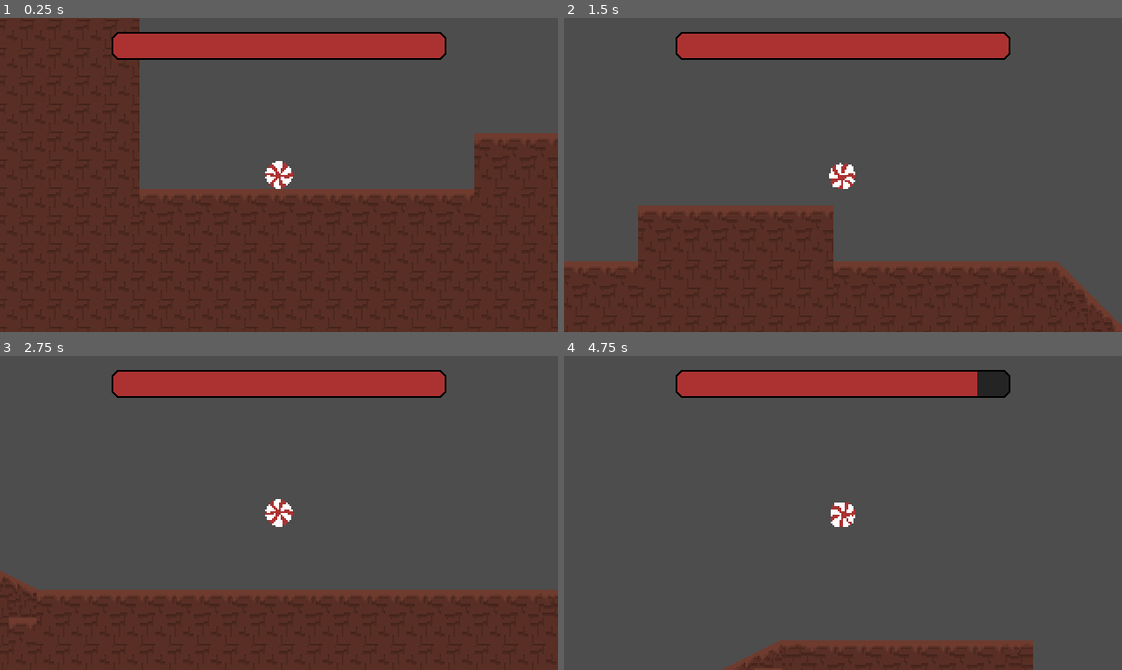
Above: before the commit, frames 1-4 (two rows, left to right).
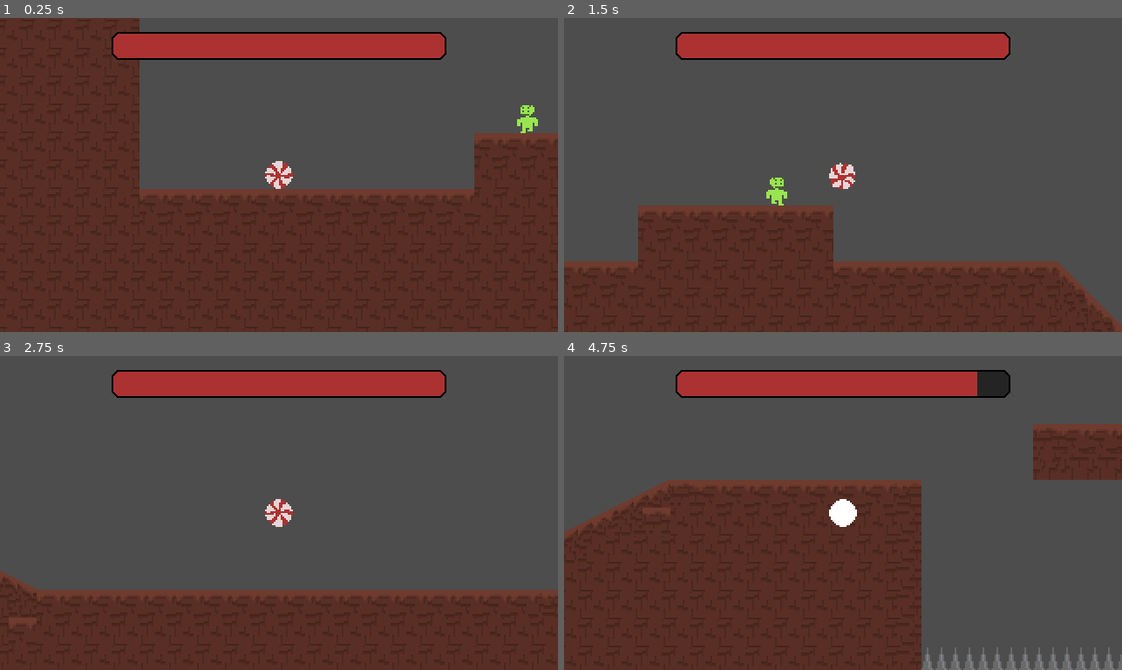
Above: after the commit, the same moments.

Repository: ObedH/peppermint-roll
Game: Godot game, scene res://scenes/play.tscn
Same seed, same stepped clock (60 frames per second), same inputs: the game is played once before the commit and once after it.
Inputs (mouse positions are in pixels of both pictures, inside the frame that each line leads up to):
- Up to frame 1 (0.25 s): no input
- Up to frame 2 (1.5 s): tap Enter (ui_accept) at 0.5, 0.6, 0.77, 1.07 s; move the mouse to (965, 159) at 0.52 s; hold Right (ui_right) from 0.53 s (still down); click (965, 159) at 0.67 s; move the mouse to (731, 190) at 1.27 s; tap Alt at 1.35 s
- Up to frame 3 (2.75 s): tap Enter (ui_accept) at 1.52, 1.55, 1.82, 2.3 s; move the mouse to (334, 443) at 2.02 s; release Right (ui_right) at 2.03 s; hold Left (ui_left) from 2.03 s (still down); tap Shift at 2.1 s
- Up to frame 4 (4.75 s): move the mouse to (815, 575) at 2.77 s; release Left (ui_left) at 2.78 s; hold Right (ui_right) 2.78-4.28 s; tap Enter (ui_accept) at 2.85, 3.02, 3.32, 3.77, 3.8, 4.07, 4.52, 4.55 s; click (815, 575) at 2.92 s; move the mouse to (1010, 560) at 3.52 s; tap Alt at 3.6 s; move the mouse to (675, 465) at 4.27 s; hold Left (ui_left) from 4.28 s (still down); tap Shift at 4.35 s

The runs differ from the first frame. In frame 1, 0.4% of the frame differs, in the area x 47-97%, y 27-55%; in frame 2, 0.4%; in frame 3, 0.2%; in frame 4, 40%, in the area x 0-100%, y 21-100%.

Commit message:
Added a gummy kid

Diff:
--- /dev/null
+++ b/effects/fade_effect.gd
@@ -0,0 +1,17 @@
+class_name FadeEffect
+extends CanvasLayer
+
+@onready var color_rect: ColorRect = $ColorRect
+
+var tween: Tween
+
+func _ready() -> void:
+	color_rect.modulate.a = 0
+
+
+func fade(dest: Color, duration: float) -> void:
+	if tween:
+		tween.kill()
+	tween = create_tween()
+	tween.tween_property(color_rect, "modulate", dest, duration)
+	await tween.finished
--- /dev/null
+++ b/enemies/gummy_kid/gummy_kid.gd
@@ -0,0 +1,35 @@
+extends CharacterBody2D
+
+
+const SPEED = 80.0
+const JUMP_VELOCITY = -400.0
+const ACCELERATION = 9000
+
+var movement_direction: float = -1
+
+@onready var floorcaster: RayCast2D = $Floorcaster
+@onready var sprite: AnimatedSprite2D = $AnimatedSprite2D
+
+
+func _physics_process(delta: float) -> void:
+	if not is_on_floor():
+		velocity += get_gravity() * delta
+
+	if floorcaster.is_colliding():
+		velocity.x = move_toward(velocity.x, SPEED * movement_direction, ACCELERATION * delta)
+	else:
+		movement_direction *= -1
+		floorcaster.position.x *= -1
+
+	if velocity.x > 0:
+		sprite.flip_h = true
+	elif velocity.x < 0:
+		sprite.flip_h = false
+
+	move_and_slide()
+
+
+func _on_hurt_box_area_entered(area: Area2D) -> void:
+	GameManager.hitstop()
+	GameManager.player.velocity.y = JUMP_VELOCITY
+	queue_free()
--- /dev/null
+++ b/enemies/gummy_kid/gummy_kid.tscn
@@ -0,0 +1,86 @@
+[gd_scene format=3 uid="uid://jphyg5xhx1y2"]
+
+[ext_resource type="Script" uid="uid://dub5dq1cqkqvs" path="res://enemies/gummy_kid/gummy_kid.gd" id="1_fodjj"]
+[ext_resource type="Texture2D" uid="uid://xc4wjpoo6x2p" path="res://enemies/gummy_kid/gummy_kid.png" id="2_1un3u"]
+
+[sub_resource type="RectangleShape2D" id="RectangleShape2D_lwg5r"]
+size = Vector2(12, 16)
+
+[sub_resource type="AtlasTexture" id="AtlasTexture_lwg5r"]
+atlas = ExtResource("2_1un3u")
+region = Rect2(0, 0, 16, 16)
+
+[sub_resource type="AtlasTexture" id="AtlasTexture_sh50e"]
+atlas = ExtResource("2_1un3u")
+region = Rect2(32, 0, 16, 16)
+
+[sub_resource type="AtlasTexture" id="AtlasTexture_5kwvl"]
+atlas = ExtResource("2_1un3u")
+region = Rect2(16, 0, 16, 16)
+
+[sub_resource type="SpriteFrames" id="SpriteFrames_1un3u"]
+animations = [{
+"frames": [{
+"duration": 1.0,
+"texture": SubResource("AtlasTexture_lwg5r")
+}],
+"loop": 1,
+"name": &"default",
+"speed": 5.0
+}, {
+"frames": [{
+"duration": 1.0,
+"texture": SubResource("AtlasTexture_sh50e")
+}, {
+"duration": 1.0,
+"texture": SubResource("AtlasTexture_5kwvl")
+}],
+"loop": 1,
+"name": &"walk",
+"speed": 5.0
+}]
+
+[sub_resource type="RectangleShape2D" id="RectangleShape2D_e7wlo"]
+size = Vector2(10, 12)
+
+[sub_resource type="RectangleShape2D" id="RectangleShape2D_1un3u"]
+size = Vector2(16, 8)
+
+[node name="GummyKid" type="CharacterBody2D" unique_id=683781778]
+collision_layer = 32
+platform_floor_layers = 1
+platform_wall_layers = 1
+script = ExtResource("1_fodjj")
+
+[node name="CollisionShape2D" type="CollisionShape2D" parent="." unique_id=1204987188]
+position = Vector2(0, -8)
+shape = SubResource("RectangleShape2D_lwg5r")
+
+[node name="AnimatedSprite2D" type="AnimatedSprite2D" parent="." unique_id=1582390843]
+sprite_frames = SubResource("SpriteFrames_1un3u")
+animation = &"walk"
+frame_progress = 0.10573314
+offset = Vector2(0, -8)
+
+[node name="HitBox" type="Area2D" parent="." unique_id=1628349175]
+collision_layer = 8
+collision_mask = 16
+
+[node name="CollisionShape2D" type="CollisionShape2D" parent="HitBox" unique_id=1624020275]
+position = Vector2(0, -6)
+shape = SubResource("RectangleShape2D_e7wlo")
+
+[node name="HurtBox" type="Area2D" parent="." unique_id=49816132]
+collision_layer = 256
+collision_mask = 16
+
+[node name="CollisionShape2D" type="CollisionShape2D" parent="HurtBox" unique_id=810880592]
+position = Vector2(0, -16)
+shape = SubResource("RectangleShape2D_1un3u")
+
+[node name="Floorcaster" type="RayCast2D" parent="." unique_id=1509061964]
+position = Vector2(-7, 0)
+target_position = Vector2(0, 4)
+hit_from_inside = true
+
+[connection signal="area_entered" from="HurtBox" to="." method="_on_hurt_box_area_entered"]
--- a/globals/game_manager.gd
+++ b/globals/game_manager.gd
@@ -3,6 +3,8 @@
 signal health_changed(new_val: float)
 signal checkpoint_entered(pos: Vector2)
 signal level_reloaded()
+
+var player: Player
 
 
 func change_health(new_val: float) -> void:
@@ -14,3 +16,9 @@
 
 func reload_level() -> void:
 	level_reloaded.emit()
+
+
+func hitstop() -> void:
+	get_tree().paused = true
+	await get_tree().create_timer(0.02, true, true, true).timeout
+	get_tree().paused = false
--- a/levels/level.gd
+++ b/levels/level.gd
@@ -7,13 +7,14 @@
 
 func _ready() -> void:
 	GameManager.checkpoint_entered.connect(_on_checkpoint_entered)
-	GameManager.level_reloaded.connect(_on_level_reloaded)
+
+
+func reload_level() -> void:
+	var tw: Tween = create_tween()
+	tw.tween_property(player, "global_position", last_spawn_pos, 0.002 * last_spawn_pos.distance_to(player.global_position))
+	player.reset()
+	await tw.finished
 
 
 func _on_checkpoint_entered(pos: Vector2) -> void:
 	last_spawn_pos = pos
-
-
-func _on_level_reloaded() -> void:
-	player.global_position = last_spawn_pos
-	player.reset()
--- a/levels/level_base.tscn
+++ b/levels/level_base.tscn
@@ -4,6 +4,7 @@
 [ext_resource type="Texture2D" uid="uid://8gst4qdot2lk" path="res://levels/tileset.png" id="2_nmr65"]
 [ext_resource type="PackedScene" uid="uid://ds4lmooopdcd8" path="res://player/player.tscn" id="2_vmt1o"]
 [ext_resource type="PackedScene" uid="uid://8gdtlqujaiy8" path="res://objects/checkpoint.tscn" id="4_da5si"]
+[ext_resource type="PackedScene" uid="uid://jphyg5xhx1y2" path="res://enemies/gummy_kid/gummy_kid.tscn" id="5_ep22m"]
 
 [sub_resource type="TileSetAtlasSource" id="TileSetAtlasSource_vmt1o"]
 texture = ExtResource("2_nmr65")
@@ -152,12 +153,12 @@
 [node name="LevelBase" type="Node2D" unique_id=160127633]
 script = ExtResource("1_hk6b7")
 
-[node name="Player" parent="." unique_id=615703194 instance=ExtResource("2_vmt1o")]
-position = Vector2(-144, -16)
-
 [node name="TileMapLayer" type="TileMapLayer" parent="." unique_id=1434399767]
 tile_map_data = PackedByteArray("AAD4/wAAAAABAAAAAAD5/wAAAAABAAAAAAD6/wAAAAABAAAAAAD7/wAAAAABAAAAAAD8/wAAAAABAAAAAAD9/w …(61712 unchanged characters)…
 tile_set = SubResource("TileSet_hk6b7")
+
+[node name="Player" parent="." unique_id=615703194 instance=ExtResource("2_vmt1o")]
+position = Vector2(-144, -16)
 
 [node name="Checkpoints" type="Node2D" parent="." unique_id=261717679]
 
@@ -181,5 +182,8 @@
 [node name="Marker2D" parent="Checkpoints/Checkpoint2" index="1" unique_id=1198072939]
 position = Vector2(1040, 32)
 
+[node name="GummyKid" parent="." unique_id=683781778 instance=ExtResource("5_ep22m")]
+position = Vector2(16, -32)
+
 [editable path="Checkpoints/Checkpoint"]
 [editable path="Checkpoints/Checkpoint2"]
--- a/player/player.gd
+++ b/player/player.gd
@@ -9,13 +9,17 @@
 const MAX_HEALTH = 1
 
 var health: float
+var input_locked: bool = false
+var is_taking_damage: bool = false
 
 @onready var sprite: AnimatedSprite2D = $AnimatedSprite2D
+@onready var death_timer: Timer = $DeathTimer
 
 
 func _ready() -> void:
 	health = MAX_HEALTH
 	GameManager.change_health(1)
+	GameManager.player = self
 
 
 func reset() -> void:
@@ -27,13 +31,13 @@
 		velocity += Vector2.DOWN * GRAVITY * delta
 
 	# Handle jump.
-	if Input.is_action_just_pressed("ui_accept") and is_on_floor():
+	if Input.is_action_just_pressed("ui_accept") and is_on_floor() and not input_locked:
 		velocity.y = JUMP_VELOCITY
 
 	# Get the input direction and handle the movement/deceleration.
 	# As good practice, you should replace UI actions with custom gameplay actions.
 	var direction := Input.get_axis("ui_left", "ui_right")
-	if direction:
+	if direction and not input_locked:
 		velocity.x = move_toward(velocity.x, direction * SPEED, ACCELERATION * delta)
 	else:
 		velocity.x = move_toward(velocity.x, 0, FRICTION * delta)
@@ -45,14 +49,18 @@
 	elif velocity.x < 0.0001:
 		sprite.flip_h = true
 
-	if abs(velocity.x) < 0.0001:
-		sprite.play("default")
-	else:
-		sprite.play("roll")
+	if not is_taking_damage:
+		if abs(velocity.x) < 0.0001:
+			sprite.play("default")
+		else:
+			sprite.play("roll")
 
 
 func _on_hurt_box_body_entered(body: Node2D) -> void:
 	health -= 0.1
+	sprite.play("damage")
+	is_taking_damage = true
+	death_timer.start()
 	if body is TileMapLayer:
 		GameManager.change_health(health)
 		GameManager.reload_level()
@@ -61,3 +69,8 @@
 		velocity.y = JUMP_VELOCITY
 	if health <= 0:
 		get_tree().change_scene_to_file.call_deferred("res://scenes/gameover.tscn")
+
+
+func _on_death_timer_timeout() -> void:
+	is_taking_damage = false
+	sprite.play("default")
--- a/player/player.tscn
+++ b/player/player.tscn
@@ -2,6 +2,14 @@
 
 [ext_resource type="Script" uid="uid://bm26s23ulkxq6" path="res://player/player.gd" id="1_oul6g"]
 [ext_resource type="Texture2D" uid="uid://xbw1uyrn5211" path="res://player/player.png" id="2_rkbax"]
+
+[sub_resource type="AtlasTexture" id="AtlasTexture_2ieo8"]
+atlas = ExtResource("2_rkbax")
+region = Rect2(128, 0, 16, 16)
+
+[sub_resource type="AtlasTexture" id="AtlasTexture_ebec5"]
+atlas = ExtResource("2_rkbax")
+region = Rect2(144, 0, 16, 16)
 
 [sub_resource type="AtlasTexture" id="AtlasTexture_rkbax"]
 atlas = ExtResource("2_rkbax")
@@ -41,6 +49,17 @@
 
 [sub_resource type="SpriteFrames" id="SpriteFrames_e7wlo"]
 animations = [{
+"frames": [{
+"duration": 0.3,
+"texture": SubResource("AtlasTexture_2ieo8")
+}, {
+"duration": 1.0,
+"texture": SubResource("AtlasTexture_ebec5")
+}],
+"loop": 1,
+"name": &"damage",
+"speed": 5.0
+}, {
 "frames": [{
 "duration": 1.0,
 "texture": SubResource("AtlasTexture_rkbax")
@@ -85,6 +104,9 @@
 [sub_resource type="CircleShape2D" id="CircleShape2D_e7wlo"]
 radius = 8.0
 
+[sub_resource type="RectangleShape2D" id="RectangleShape2D_vx6a2"]
+size = Vector2(20, 7)
+
 [node name="Player" type="CharacterBody2D" unique_id=615703194]
 collision_layer = 2
 floor_stop_on_slope = false
@@ -96,6 +118,7 @@
 [node name="AnimatedSprite2D" type="AnimatedSprite2D" parent="." unique_id=930723859]
 sprite_frames = SubResource("SpriteFrames_e7wlo")
 animation = &"roll"
+frame_progress = 0.16456898
 
 [node name="CollisionShape2D" type="CollisionShape2D" parent="." unique_id=969920690]
 shape = SubResource("CircleShape2D_rkbax")
@@ -105,9 +128,23 @@
 
 [node name="HurtBox" type="Area2D" parent="." unique_id=482028643]
 collision_layer = 16
-collision_mask = 72
+collision_mask = 104
 
 [node name="CollisionShape2D" type="CollisionShape2D" parent="HurtBox" unique_id=407428630]
 shape = SubResource("CircleShape2D_e7wlo")
 
+[node name="HitBox" type="Area2D" parent="." unique_id=551375964]
+collision_layer = 512
+collision_mask = 256
+
+[node name="CollisionShape2D" type="CollisionShape2D" parent="HitBox" unique_id=1575387059]
+position = Vector2(0, 7.5)
+shape = SubResource("RectangleShape2D_vx6a2")
+
+[node name="DeathTimer" type="Timer" parent="." unique_id=667253342]
+process_callback = 0
+wait_time = 0.5
+one_shot = true
+
 [connection signal="body_entered" from="HurtBox" to="." method="_on_hurt_box_body_entered"]
+[connection signal="timeout" from="DeathTimer" to="." method="_on_death_timer_timeout"]
--- a/project.godot
+++ b/project.godot
@@ -40,6 +40,8 @@
 2d_physics/layer_6="enemy"
 2d_physics/layer_7="spike"
 2d_physics/layer_8="checkpoint"
+2d_physics/layer_9="enemy_hurtbox"
+2d_physics/layer_10="player_hitbox"
 
 [physics]
 
--- /dev/null
+++ b/scenes/play.gd
@@ -0,0 +1,18 @@
+class_name Pla
+extends Node2D
+
+@onready var level_base: Level = $LevelBase
+@onready var fade_effect: FadeEffect = $FadeEffect
+
+
+func _ready() -> void:
+	GameManager.level_reloaded.connect(_on_level_reloaded)
+
+
+func _on_level_reloaded():
+	GameManager.player.input_locked = true
+	#await fade_effect.fade(Color.BLACK, 0.2)
+	await level_base.reload_level()
+	#await fade_effect.fade(Color.TRANSPARENT, 0.2)
+	GameManager.player.input_locked = false
+	GameManager.player.is_taking_damage = false
--- a/scenes/play.tscn
+++ b/scenes/play.tscn
@@ -1,9 +1,12 @@
 [gd_scene format=3 uid="uid://dcrkwvinm0hku"]
 
 [ext_resource type="PackedScene" uid="uid://dtnrxqa25k647" path="res://levels/level_base.tscn" id="1_8r3iy"]
+[ext_resource type="Script" uid="uid://coq384d2py7o1" path="res://scenes/play.gd" id="1_hsi3f"]
 [ext_resource type="PackedScene" uid="uid://buexjohj8yi7c" path="res://scenes/hud.tscn" id="2_bofkp"]
+[ext_resource type="Script" uid="uid://c3225agr4t05j" path="res://effects/fade_effect.gd" id="3_bq38n"]
 
 [node name="Play" type="Node2D" unique_id=872307413]
+script = ExtResource("1_hsi3f")
 
 [node name="LevelBase" parent="." unique_id=160127633 instance=ExtResource("1_8r3iy")]
 
@@ -11,3 +14,15 @@
 layer = 900
 
 [node name="Control" parent="UILayer" unique_id=1845885631 instance=ExtResource("2_bofkp")]
+
+[node name="FadeEffect" type="CanvasLayer" parent="." unique_id=1467892177]
+script = ExtResource("3_bq38n")
+
+[node name="ColorRect" type="ColorRect" parent="FadeEffect" unique_id=1545726089]
+modulate = Color(1, 1, 1, 0)
+anchors_preset = 15
+anchor_right = 1.0
+anchor_bottom = 1.0
+grow_horizontal = 2
+grow_vertical = 2
+color = Color(0, 0, 0, 1)
Not shown, added: effects/fade_effect.gd.uid
Not shown, added: enemies/gummy_kid/gummy_kid.gd.uid
Binary file added: enemies/gummy_kid/gummy_kid.png
Not shown, added: enemies/gummy_kid/gummy_kid.png.import
Binary file changed: player/player.png
Not shown, added: scenes/play.gd.uid
